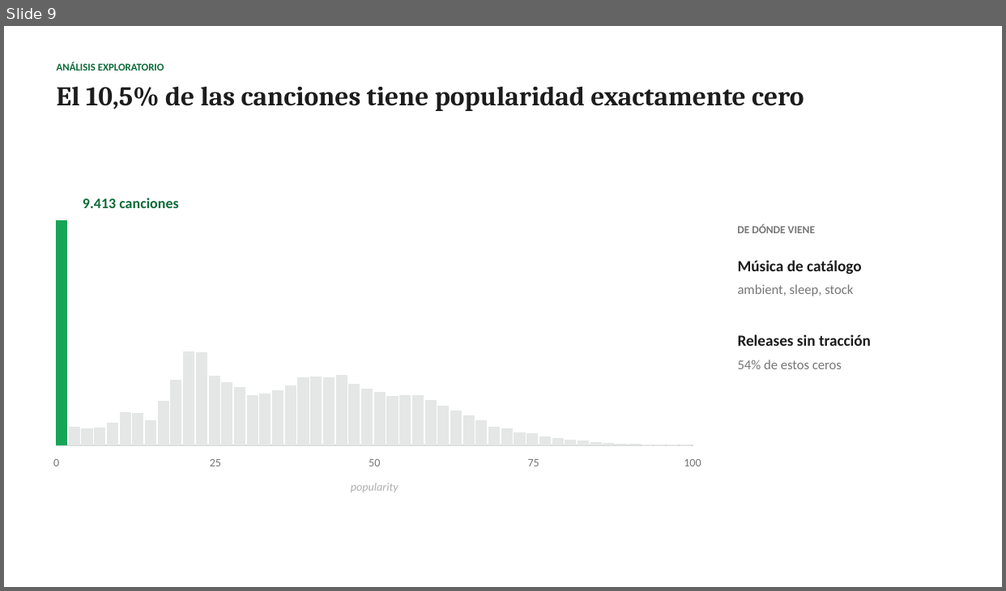
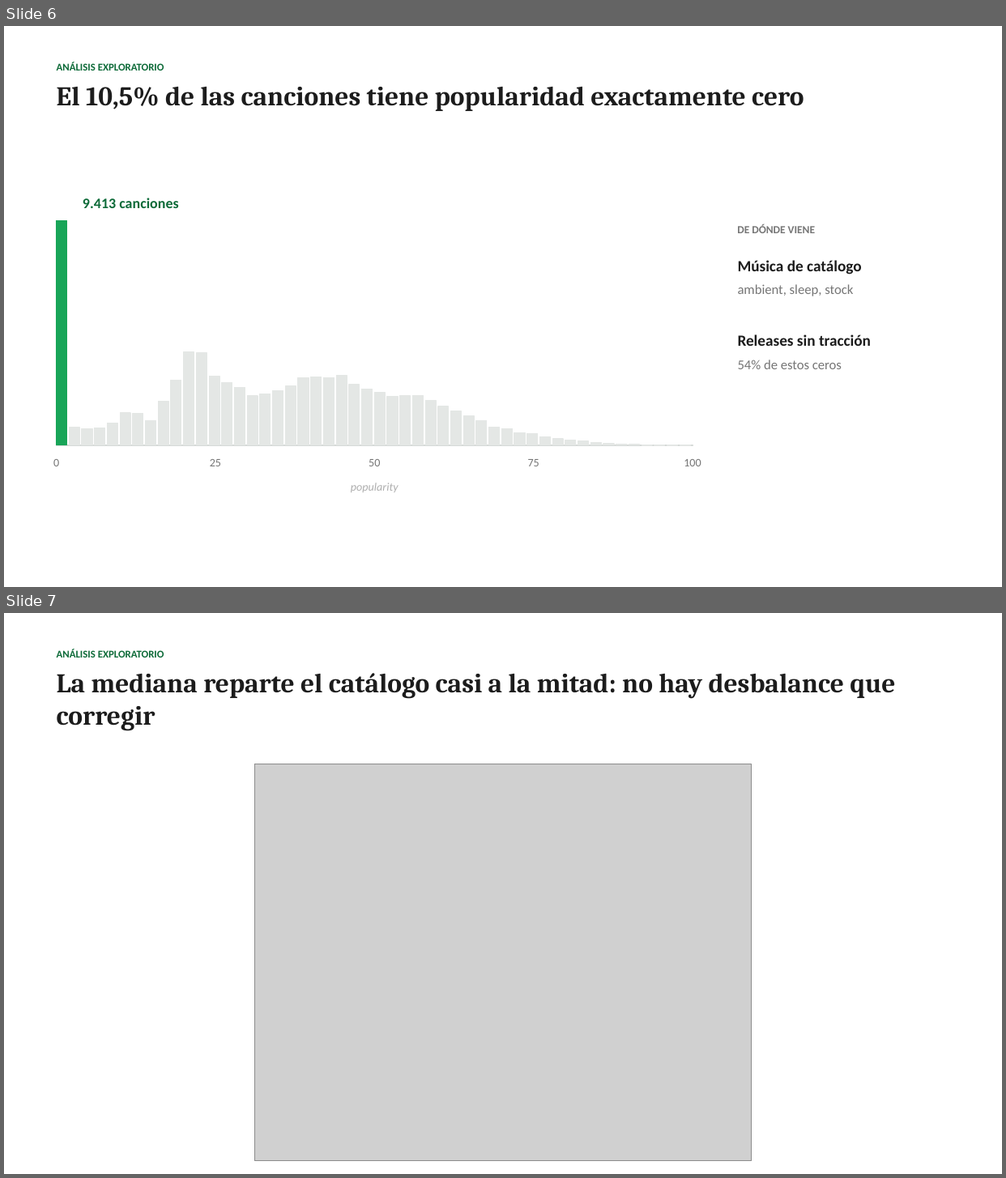
Before and after one commit to Felipe-Ahumada/Spotify-Tracks-Dataset, a slide deck: docs/EP1_Spotify_Presentacion_1.pptx. Shown one above the other, each under a label of ours: slide 9 before the commit, slides 6 and 7 after it. The pictures are 1006x591 and 1006x1178 pixels, drawn with LibreOffice and Linux fonts; fonts in the diff are those of the drawing; grey boxes stand for pictures. Boxes give left, top, right and bottom in pixels: in the first picture for what was removed or moved away, otherwise in the second. Text is boxed around its words. In the diff, an @@ line names an element or a change of style, - is before the commit and + after.

```diff
--- a/docs/EP1_Spotify_Presentacion_1.pptx
+++ b/docs/EP1_Spotify_Presentacion_1.pptx
@@ slide 7 added at [4,613,1002,1174], background #FFFFFF @@
@@ text added at [57,649,164,658], 10 pt, text #0E6B39, bold @@
+ANÁLISIS EXPLORATORIO
@@ text added at [57,673,895,698], 26 pt, text #1C1C1C, bold @@
+La mediana reparte el catálogo casi a la mitad: no hay desbalance que corregir
@@ picture added at [255,764,752,1161] @@
@@ what was slide 9 is now slide 6 @@
```
Also in this commit, not shown: 5 slides changed, 4 other slides added, 11 slides removed, 7 other files.
